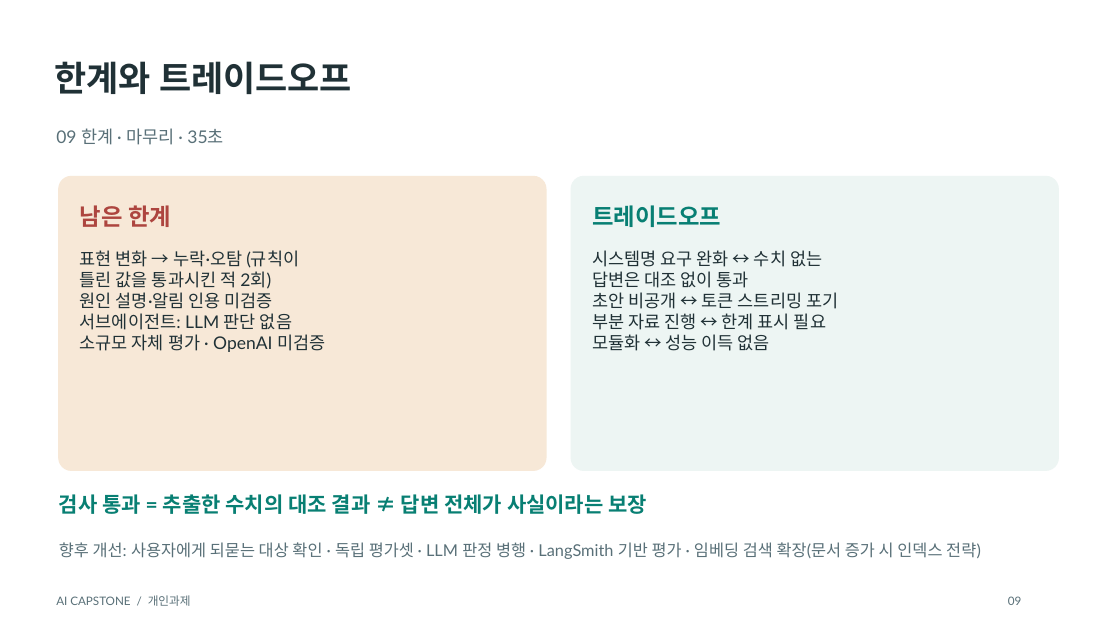
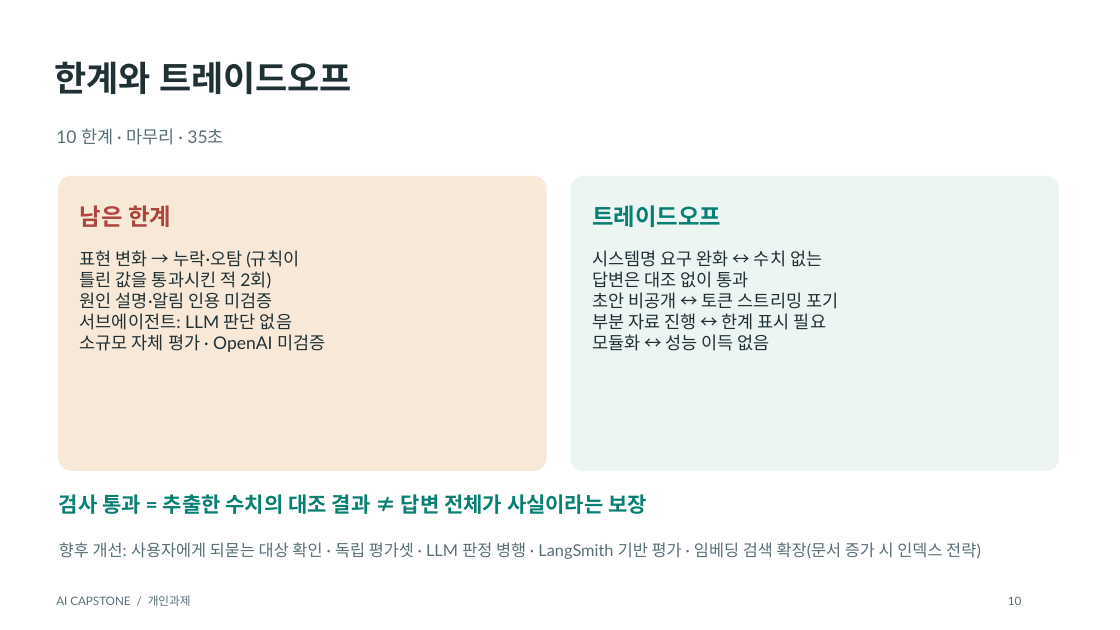
Before and after one commit to gkyeon/ai-capstone-gkyeon, a slide deck: slide 10 of submission/AI_Capstone_발표.pptx (slide 9 before the commit). Drawn at 1120x630 pixels with LibreOffice and Linux fonts; fonts in the diff are those of the drawing. Boxes give left, top, right and bottom in pixels: in the first picture for what was removed or moved away, otherwise in the second. Text is boxed around its words. In the diff, an @@ line names an element or a change of style, - is before the commit and + after.

```diff
--- a/submission/AI_Capstone_발표.pptx
+++ b/submission/AI_Capstone_발표.pptx
@@ text at [56, 128, 223, 145]: text changed @@
-09 한계 · 마무리 · 35초
+10 한계 · 마무리 · 35초
@@ text at [1008, 596, 1021, 605]: text changed @@
-09
+10
```
Also in this commit, not shown: 4 other slides changed, 1 slide added, 1 other file.
